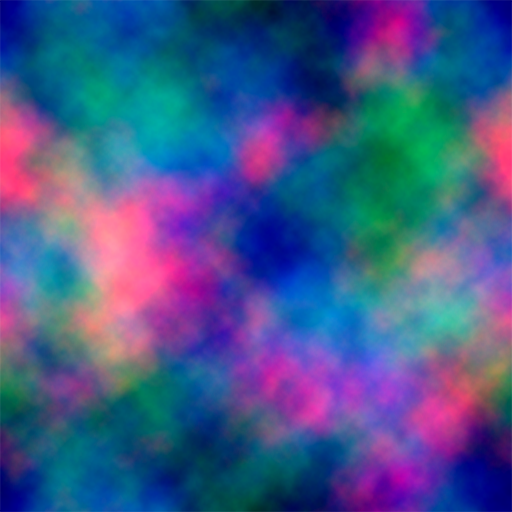
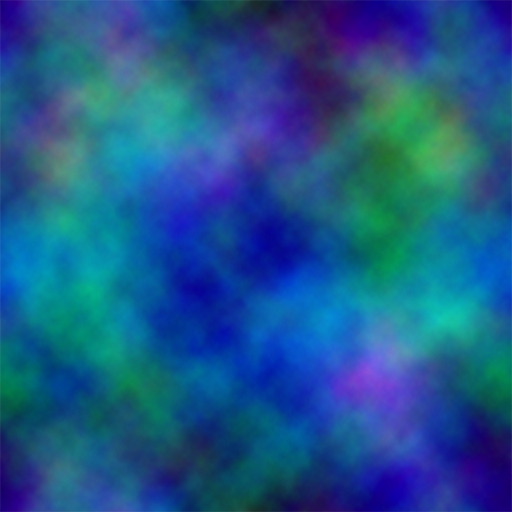
Layer changes from the first 512×512 image to the second:
painted on "图层 1" over [0, 0, 512, 512]
